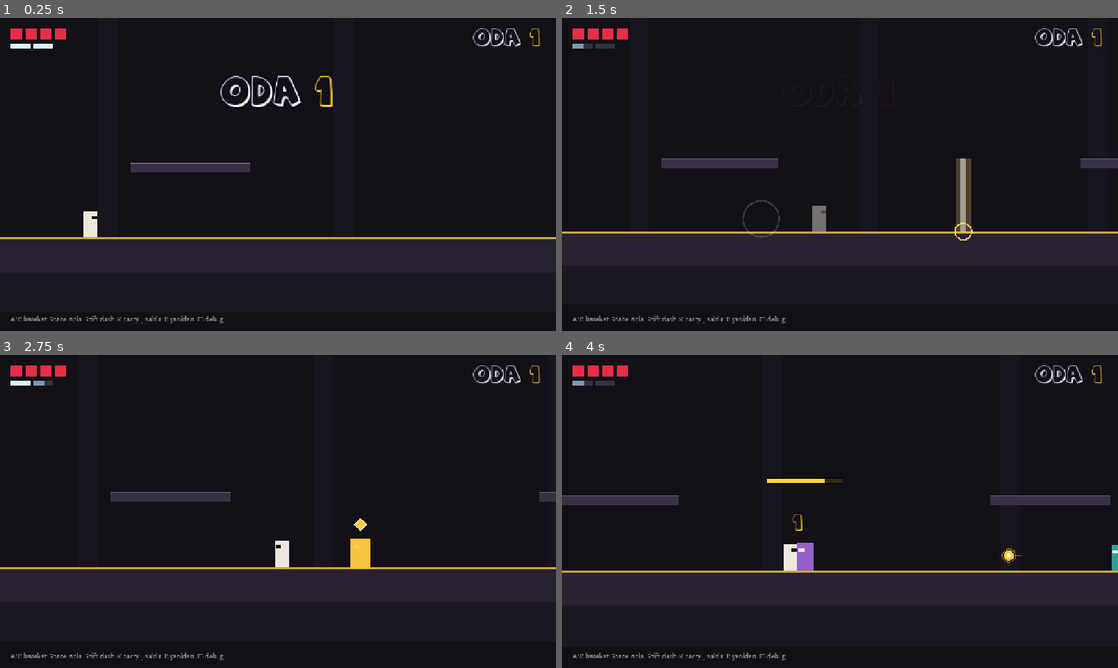
Above: before the commit, frames 1-4 (two rows, left to right).
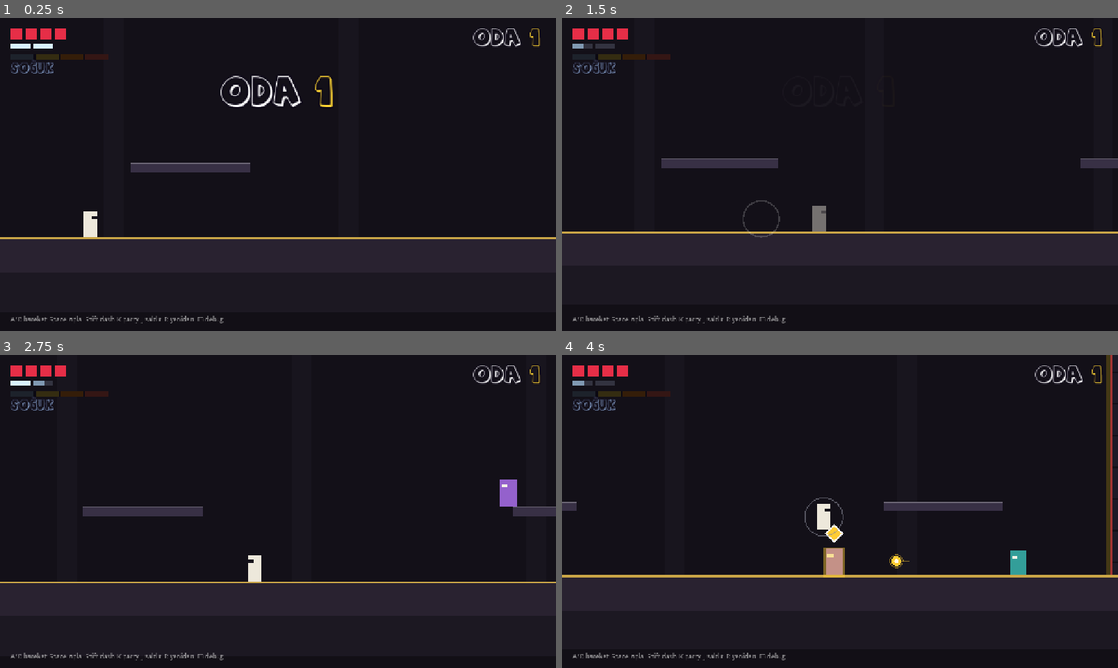
Above: after the commit, the same moments.

Repository: Atreudos/eclipse-of-sidera
Game: Godot game, scene res://levels/run.tscn
The game is run twice, just before and just after one commit, with the same random seed, the same clock (stepped at 60 frames per second) and the same inputs.
Inputs (mouse positions are in pixels of both pictures, inside the frame that each line leads up to):
- Up to frame 1 (0.25 s): no input
- Up to frame 2 (1.5 s): tap Enter at 0.5 s; move the mouse to (962, 158) at 0.52 s; hold D (move_right) from 0.53 s (still down); tap J (attack) at 0.6 s; click (962, 158) at 0.67 s; tap Space (jump) at 0.77 s; tap Shift (dash) at 0.8, 1.35 s; move the mouse to (728, 190) at 1.27 s; click (728, 190) at 1.42 s
- Up to frame 3 (2.75 s): tap Space (jump) at 1.52 s; tap K (parry) at 1.55, 2.1 s; move the mouse to (333, 442) at 2.02 s; release D (move_right) at 2.03 s; hold A (move_left) from 2.03 s (still down); click (333, 442) at 2.17 s; tap J (attack) at 2.3 s
- Up to frame 4 (4 s): move the mouse to (812, 574) at 2.77 s; release A (move_left) at 2.78 s; hold D (move_right) from 2.78 s (still down); tap J (attack) at 2.85 s; click (812, 574) at 2.92 s; tap Space (jump) at 3.02, 3.77 s; tap Shift (dash) at 3.05, 3.6 s; move the mouse to (1006, 558) at 3.52 s; click (1006, 558) at 3.67 s; tap K (parry) at 3.8 s

The runs differ from the first frame. In frame 1, 0.4% of the frame differs, in the area x 1-20%, y 11-18%; in frame 2, 1.0%; in frame 3, 4.2%; in frame 4, 6.4%, in the area x 0-100%, y 0-72%.

Commit message:
Ritim (agresiflik) metresi: 4 kademe, bonuslar, parry'den can, HUD çubuğu
- RhythmMeter: vuruş +4, parry +12, öldürme +7, dash ile savuşturma (dodge) +8; 2 sn sonra 14/sn düşer;
  hasar alınca bir kademe iner; oda temizlenince donar.
- Kademe etkileri Stats modifier'ı ile: koşma, dash şarjı, hasar x1.5/x2, Coşkulu'da parry penceresi +0.02;
  Ateşli (%15) ve Coşkulu (%25) kademede parry can yeniler (ActorBase.heal).
- RhythmBar (AGENTORANGE): 4 parçalı çubuk, kademe adı, kademe atlayınca büyür/düşünce titrer + duyuru.
- Yeni sesler: tier_up, tier_down, heal. EventBus: dodge_success, healed, rhythm_changed, rhythm_tier_changed.
- Testler: ritim, ritim_dodge, ritim_gercek (371 kontrol).

Co-Authored-By: Claude Sonnet 5.5 <noreply@anthropic.com>
Claude-Session: https://claude.ai/code/session_01WiyHfoSCdmTqdHnhqbx1Ep

Diff:
--- a/actors/actor_base.gd
+++ b/actors/actor_base.gd
@@ -120,6 +120,19 @@
 		die()
 
 
+## Can yeniler (en çok max_health'e kadar). Gerçekten kazanılan can miktarını döndürür.
+func heal(amount: int = 1) -> int:
+	if dead or stats == null:
+		return 0
+	var gained := mini(amount, stats.int_value("max_health") - health)
+	if gained <= 0:
+		return 0
+	health += gained
+	flash(Color(0.55, 1.0, 0.65), 0.22)
+	EventBus.healed.emit(self, gained)
+	return gained
+
+
 ## Vuruş geri bildirimi: flaş + kıvılcım. Alt sınıflar _hit_flash'ı değiştirebilir.
 func _hit_feedback(source: Node) -> void:
 	_hit_flash()
--- a/actors/player/player.gd
+++ b/actors/player/player.gd
@@ -86,6 +86,8 @@
 var dash_charges := 0
 ## Kombo sayacı (vuruş/parry sayısı, hasar sayıları, kombo barı).
 var combo: ComboTracker
+## Ritim (agresiflik) metresi: kademeye göre hız/hasar/dash bonusu, yüksek kademede parry'den can.
+var rhythm: RhythmMeter
 
 var _coyote := 0.0
 var _jump_buffer := 0.0
@@ -144,6 +146,9 @@
 	combo = ComboTracker.new()
 	combo.name = "Combo"
 	add_child(combo)
+	rhythm = RhythmMeter.new()
+	rhythm.name = "Rhythm"
+	add_child(rhythm)
 
 
 # ---------------------------------------------------------------- giriş
@@ -453,6 +458,9 @@
 		_do_parry(hitbox)
 		return false
 	if is_invulnerable():
+		# Dash'in dokunulmazlık karesinde savuşturulan saldırı = "dodge" (agresiflik ödülü).
+		if state == State.DASH and _dash_t < stats.value("dash_iframes"):
+			EventBus.dodge_success.emit(self, hitbox)
 		return false
 	take_damage(hitbox.damage, hitbox.source)
 	_enter_hurt(hitbox)
--- a/autoload/event_bus.gd
+++ b/autoload/event_bus.gd
@@ -36,3 +36,15 @@
 signal combo_updated(hits: int, parries: int, damage: int)
 @warning_ignore("unused_signal")
 signal combo_ended(hits: int, parries: int, damage: int)
+## Oyuncu bir saldırıyı dash'in dokunulmazlık karelerinde savuşturdu (agresiflik ödülü).
+@warning_ignore("unused_signal")
+signal dodge_success(actor: Node, hitbox: Node)
+## Bir aktör can kazandı.
+@warning_ignore("unused_signal")
+signal healed(actor: Node, amount: int)
+## Ritim (agresiflik) metresi değeri değişti.
+@warning_ignore("unused_signal")
+signal rhythm_changed(value: float, tier: int)
+## Ritim kademesi değişti (0 Soğuk, 1 Isınmış, 2 Ateşli, 3 Coşkulu).
+@warning_ignore("unused_signal")
+signal rhythm_tier_changed(tier: int, previous: int)
--- a/autoload/sfx.gd
+++ b/autoload/sfx.gd
@@ -7,6 +7,7 @@
 const NAMES := [
 	"parry", "hit", "hurt", "dash", "whiff", "shoot", "kill", "tell_gold", "tell_red", "slash",
 	"door_open", "door_slam", "spawn", "room_clear", "land", "pickup", "left_behind",
+	"tier_up", "tier_down", "heal",
 ]
 const VOICES := 12
 
@@ -32,6 +33,7 @@
 	EventBus.dash_used.connect(func(_a: Node) -> void: play("dash", -3.0, 1.0, 0.05))
 	EventBus.enemy_died.connect(func(_e: Node) -> void: play("kill", -2.0, 1.0, 0.06))
 	EventBus.room_cleared.connect(func(_i: int) -> void: play("room_clear", -2.0))
+	EventBus.healed.connect(func(_a: Node, _n: int) -> void: play("heal", -2.0))
 	EventBus.damage_dealt.connect(_on_damage)
 
 
--- /dev/null
+++ b/combat/rhythm_meter.gd
@@ -0,0 +1,197 @@
+class_name RhythmMeter
+extends Node
+## Ritim (agresiflik) metresi: oyuncunun çocuğu. Saldıran oyuncu ödüllendirilir, bekleyen zayıflar.
+##
+## Değer 0..100, dört kademe:  SOĞUK (0-25) -> ISINMIŞ (25-50) -> ATEŞLİ (50-75) -> COŞKULU (75-100).
+## DOLDURAN: vuruş, parry (en çok), öldürme, dash ile saldırıdan sıyrılma (dodge).
+## AZALAN:   ~2 sn hiçbir şey yapmazsan düşmeye başlar. Hasar alınca bir kademe aşağı iner.
+## KADEME ETKİLERİ: koşma hızı, dash şarj hızı, hasar (Stats modifier'ı ile); Ateşli ve üstünde
+##   parry'den can toparlama şansı. Oda temizlenince değer donar (kapıya yürürken kaybetmezsin).
+
+signal changed(value: float, tier: int)
+signal tier_changed(tier: int, previous: int)
+
+const TIER_NAMES: Array[String] = ["SOĞUK", "ISINMIŞ", "ATEŞLİ", "COŞKULU"]
+## Her kademenin başladığı değer.
+const TIER_AT: Array[float] = [0.0, 25.0, 50.0, 75.0]
+const MAX_VALUE := 100.0
+
+## Kademe -> [[stat, ekleme, çarpım], ...]. Eşyalar da aynı Stats sistemine modifier ekler.
+const TIER_EFFECTS: Array = [
+	[],
+	[["move_speed", 0.0, 1.06], ["dash_recharge", 0.0, 0.9]],
+	[["move_speed", 0.0, 1.10], ["dash_recharge", 0.0, 0.75], ["attack_damage", 0.0, 1.5]],
+	[["move_speed", 0.0, 1.16], ["dash_recharge", 0.0, 0.55], ["attack_damage", 0.0, 2.0], ["parry_window", 0.02, 1.0]],
+]
+
+@export var gain_hit := 4.0
+@export var gain_parry := 12.0
+@export var gain_kill := 7.0
+@export var gain_dodge := 8.0
+## Son kazanımdan bu kadar sn sonra değer düşmeye başlar.
+@export var decay_delay := 2.0
+## Düşme hızı (değer/sn).
+@export var decay_rate := 14.0
+
+## Parry'den can toparlama şansı, kademeye göre (testlerde değiştirilebilir).
+var heal_chances: Array[float] = [0.0, 0.0, 0.15, 0.25]
+var rng := RandomNumberGenerator.new()
+
+var value := 0.0
+var tier := 0
+## true iken değer ne artar ne azalır (odalar arası geçiş).
+var paused := false
+var player: Player
+
+var _idle := 0.0
+
+
+## Değere karşılık gelen kademe.
+static func tier_for(v: float) -> int:
+	var t := 0
+	for i in TIER_AT.size():
+		if v >= TIER_AT[i]:
+			t = i
+	return t
+
+
+static func tier_name(t: int) -> String:
+	return TIER_NAMES[clampi(t, 0, TIER_NAMES.size() - 1)]
+
+
+func _ready() -> void:
+	player = get_parent() as Player
+	rng.randomize()
+	EventBus.damage_dealt.connect(_on_damage_dealt)
+	EventBus.parry_success.connect(_on_parry_success)
+	EventBus.dodge_success.connect(_on_dodge_success)
+	EventBus.enemy_died.connect(_on_enemy_died)
+	EventBus.room_cleared.connect(_on_room_cleared)
+	EventBus.room_entered.connect(_on_room_entered)
+	if player != null:
+		player.damaged.connect(_on_player_damaged)
+		player.died.connect(_on_player_died)
+	_apply_tier_effects()
+
+
+func _exit_tree() -> void:
+	if player != null and is_instance_valid(player) and player.stats != null:
+		player.stats.remove_modifiers(self)
+
+
+func _process(delta: float) -> void:
+	tick(delta)
+
+
+## Zamanı ilerletir: kazanımdan `decay_delay` sn sonra değer düşer.
+func tick(delta: float) -> void:
+	if paused or value <= 0.0 or _is_player_dead():
+		return
+	_idle += delta
+	if _idle >= decay_delay:
+		_set_value(value - decay_rate * delta)
+
+
+## Değeri artırır (kazanım). Düşme gecikmesi sıfırlanır.
+func add(amount: float) -> void:
+	if _is_player_dead():
+		return
+	_idle = 0.0
+	_set_value(value + amount)
+
+
+## Hasar alınca: bir kademe aşağı (bir önceki kademenin başına).
+func drop_tier() -> void:
+	if tier <= 0:
+		return
+	_idle = 0.0
+	_set_value(TIER_AT[tier - 1])
+
+
+func reset() -> void:
+	_idle = 0.0
+	_set_value(0.0)
+
+
+func fraction() -> float:
+	return clampf(value / MAX_VALUE, 0.0, 1.0)
+
+
+## Mevcut kademe içindeki doluluk (0..1): çubuğun kademe parçalarını çizmek için.
+func tier_fraction() -> float:
+	var lo := TIER_AT[tier]
+	var hi := TIER_AT[tier + 1] if tier + 1 < TIER_AT.size() else MAX_VALUE
+	return clampf((value - lo) / (hi - lo), 0.0, 1.0)
+
+
+func _set_value(v: float) -> void:
+	var before := value
+	value = clampf(v, 0.0, MAX_VALUE)
+	var previous := tier
+	tier = tier_for(value)
+	if not is_equal_approx(before, value):
+		changed.emit(value, tier)
+		EventBus.rhythm_changed.emit(value, tier)
+	if tier != previous:
+		_apply_tier_effects()
+		tier_changed.emit(tier, previous)
+		EventBus.rhythm_tier_changed.emit(tier, previous)
+		Sfx.play("tier_up" if tier > previous else "tier_down", -4.0, 1.0 + 0.08 * float(tier))
+
+
+func _apply_tier_effects() -> void:
+	if player == null or player.stats == null:
+		return
+	player.stats.remove_modifiers(self)
+	for fx: Array in TIER_EFFECTS[tier]:
+		player.stats.add_modifier(self, fx[0], fx[1], fx[2])
+
+
+func _is_player_dead() -> bool:
+	return player != null and is_instance_valid(player) and player.dead
+
+
+# ---------------------------------------------------------------- olaylar
+
+func _on_damage_dealt(target: Node, _amount: int, source: Node) -> void:
+	if player == null or source != player:
+		return
+	var t := target as ActorBase
+	if t == null or t == player or t.faction != "enemy":
+		return
+	add(gain_hit)
+
+
+func _on_parry_success(actor: Node, _hitbox: Node) -> void:
+	if actor != player:
+		return
+	add(gain_parry)
+	var chance: float = heal_chances[tier]
+	if chance > 0.0 and rng.randf() < chance:
+		player.heal(1)
+
+
+func _on_dodge_success(actor: Node, _hitbox: Node) -> void:
+	if actor == player:
+		add(gain_dodge)
+
+
+func _on_enemy_died(_enemy: Node) -> void:
+	add(gain_kill)
+
+
+func _on_player_damaged(_amount: int, _source: Node) -> void:
+	drop_tier()
+
+
+func _on_player_died() -> void:
+	paused = true
+
+
+func _on_room_cleared(_index: int) -> void:
+	paused = true
+
+
+func _on_room_entered(_index: int) -> void:
+	paused = false
+	_idle = 0.0
--- a/tests/run_tests.gd
+++ b/tests/run_tests.gd
@@ -69,6 +69,9 @@
 		"kamera_tepki": _test_camera_reactions,
 		"kamera_dikey": _test_camera_vertical,
 		"kamera_oda_gecis": _test_camera_room_transition,
+		"ritim": _test_rhythm_meter,
+		"ritim_dodge": _test_rhythm_dodge_and_heal,
+		"ritim_gercek": _test_rhythm_real_fight,
 		"oda_yerlesim": _test_room_layouts,
 		"oda_dalga": _test_run_waves,
 		"oda_akis": _test_run_flow,
@@ -989,6 +992,201 @@
 			return true
 		await get_tree().physics_frame
 	return cond.call()
+
+
+# ------------------------------------------------------------------ ritim (agresiflik) metresi
+
+func _test_rhythm_meter() -> void:
+	await _new_world("Ritim: kazanımlar, kademeler, azalma, hasarla düşüş, kademe etkileri")
+	var p := _spawn_player(500.0)
+	p.stats.set_base("max_health", 99.0)
+	p.health = 99
+	var r := p.rhythm
+	r.set_process(false)  # zamanı biz veririz (tick)
+	check(r != null and r.value == 0.0 and r.tier == 0, "ritim 0'dan başlıyor (SOĞUK)")
+	check(RhythmMeter.tier_for(0.0) == 0 and RhythmMeter.tier_for(24.9) == 0, "0-25 SOĞUK")
+	check(RhythmMeter.tier_for(25.0) == 1 and RhythmMeter.tier_for(49.9) == 1, "25-50 ISINMIŞ")
+	check(RhythmMeter.tier_for(50.0) == 2 and RhythmMeter.tier_for(74.9) == 2, "50-75 ATEŞLİ")
+	check(RhythmMeter.tier_for(75.0) == 3 and RhythmMeter.tier_for(100.0) == 3, "75-100 COŞKULU")
+	check(RhythmMeter.tier_name(2) == "ATEŞLİ" and RhythmMeter.tier_name(99) == "COŞKULU", "kademe adları")
+	# Kazanımlar
+	var e := BIDDER.instantiate() as Bidder
+	e.max_hp = 99
+	_world.add_child(e)
+	e.global_position = Vector2(900.0, 612.0)
+	e.set_physics_process(false)
+	await _frames(3)
+	e.take_damage(1, p)
+	check(is_equal_approx(r.value, r.gain_hit), "vuruş ritmi doldurdu (+%.0f -> %.0f)" % [r.gain_hit, r.value])
+	var before := r.value
+	p.take_damage(1, e)
+	check(is_equal_approx(r.value, before), "oyuncunun aldığı hasar ritmi doldurmaz (kademe 0'da düşmez de)")
+	before = r.value
+	var fake_hit := Hitbox.new()
+	fake_hit.source = e
+	_world.add_child(fake_hit)
+	EventBus.parry_success.emit(p, fake_hit)
+	check(is_equal_approx(r.value, before + r.gain_parry), "parry ritmi doldurdu (+%.0f -> %.0f)" % [r.gain_parry, r.value])
+	before = r.value
+	EventBus.dodge_success.emit(p, fake_hit)
+	check(is_equal_approx(r.value, before + r.gain_dodge), "dodge ritmi doldurdu (+%.0f)" % r.gain_dodge)
+	before = r.value
+	e.take_damage(500, p)
+	check(is_equal_approx(r.value, before + r.gain_hit + r.gain_kill), "öldürme = vuruş + öldürme kazanımı (+%.0f)" % (r.value - before))
+	fake_hit.queue_free()
+	# Üst sınır
+	r.add(500.0)
+	check(r.value == RhythmMeter.MAX_VALUE and r.tier == 3, "değer 100'de sınırlı, COŞKULU")
+	# Kademe sinyalleri
+	r.reset()
+	var changes: Array = []
+	r.tier_changed.connect(func(t: int, prev: int) -> void: changes.append([t, prev]))
+	r.add(30.0)
+	r.add(30.0)
+	r.add(30.0)
+	check(changes == [[1, 0], [2, 1], [3, 2]], "kademe sinyalleri sırayla geldi %s" % str(changes))
+	# Azalma: 2 sn bekleme payı, sonra düşer
+	r.reset()
+	r.add(60.0)
+	r.tick(1.9)
+	check(is_equal_approx(r.value, 60.0), "2 sn dolmadan değer düşmedi")
+	r.tick(0.2)
+	check(r.value < 60.0 and r.value > 55.0, "2 sn sonra düşmeye başladı (%.1f)" % r.value)
+	r.tick(0.5)
+	var v1 := r.value
+	r.tick(0.5)
+	check(is_equal_approx(v1 - r.value, r.decay_rate * 0.5), "düşüş hızı %.0f/sn" % r.decay_rate)
+	r.add(5.0)
+	var v2 := r.value
+	r.tick(1.5)
+	check(is_equal_approx(r.value, v2), "yeni kazanım bekleme süresini sıfırladı")
+	r.paused = true
+	r.tick(10.0)
+	check(is_equal_approx(r.value, v2), "duraklatılınca değer donuyor")
+	r.paused = false
+	r.tick(30.0)
+	check(r.value == 0.0 and r.tier == 0, "uzun süre beklersen sıfıra iner")
+	# Hasar alınca bir kademe düşer
+	r.add(80.0)
+	check(r.tier == 3, "COŞKULU'ya çıktı")
+	p.take_damage(1, null)
+	check(r.tier == 2 and is_equal_approx(r.value, 50.0), "hasar: COŞKULU -> ATEŞLİ başı (%.0f)" % r.value)
+	p.take_damage(1, null)
+	check(r.tier == 1 and is_equal_approx(r.value, 25.0), "hasar: ATEŞLİ -> ISINMIŞ başı (%.0f)" % r.value)
+	p.take_damage(1, null)
+	p.take_damage(1, null)
+	check(r.tier == 0 and r.value == 0.0, "hasar: dibe iniyor, eksiye düşmüyor")
+	# Kademe etkileri: Stats modifier'ı olarak uygulanır, geri alınınca taban değerler döner
+	var base_speed := float(Player.BASE_STATS["move_speed"])
+	var base_recharge := float(Player.BASE_STATS["dash_recharge"])
+	var base_window := float(Player.BASE_STATS["parry_window"])
+	check(is_equal_approx(p.stats.value("move_speed"), base_speed) and is_equal_approx(p.stats.value("attack_damage"), 1.0), "SOĞUK: bonus yok")
+	r.add(30.0)
+	check(is_equal_approx(p.stats.value("move_speed"), base_speed * 1.06), "ISINMIŞ: koşma +%%6 (%.0f)" % p.stats.value("move_speed"))
+	r.reset()
+	r.add(60.0)
+	check(is_equal_approx(p.stats.value("move_speed"), base_speed * 1.10), "ATEŞLİ: koşma +%10")
+	check(is_equal_approx(p.stats.value("attack_damage"), 1.5), "ATEŞLİ: hasar x1.5")
+	check(is_equal_approx(p.stats.value("dash_recharge"), base_recharge * 0.75), "ATEŞLİ: dash şarjı %25 hızlı")
+	r.add(30.0)
+	check(is_equal_approx(p.stats.value("attack_damage"), 2.0) and is_equal_approx(p.stats.value("move_speed"), base_speed * 1.16), "COŞKULU: hasar x2, koşma +%16")
+	check(is_equal_approx(p.stats.value("parry_window"), base_window + 0.02), "COŞKULU: parry penceresi +0.02 sn (%.2f)" % p.stats.value("parry_window"))
+	r.reset()
+	check(is_equal_approx(p.stats.value("move_speed"), base_speed) and is_equal_approx(p.stats.value("attack_damage"), 1.0), "sıfırlanınca bonuslar tamamen kalktı")
+	check(is_equal_approx(p.stats.value("parry_window"), base_window) and is_equal_approx(p.stats.value("dash_recharge"), base_recharge), "parry penceresi ve dash şarjı da eski haline döndü")
+	# Oda temizlenince donar, yeni odada çözülür
+	r.add(40.0)
+	EventBus.room_cleared.emit(0)
+	r.tick(10.0)
+	check(r.paused and is_equal_approx(r.value, 40.0), "oda temizlenince ritim donar")
+	EventBus.room_entered.emit(1)
+	check(not r.paused, "yeni odaya girince ritim yeniden akar")
+	r.reset()
+
+
+func _test_rhythm_dodge_and_heal() -> void:
+	await _new_world("Ritim: dash'le savuşturma (dodge) ve Ateşli'de parry'den can")
+	var p := _spawn_player(500.0)
+	p.stats.set_base("max_health", 10.0)
+	p.health = 6
+	var r := p.rhythm
+	r.set_process(false)
+	var enemy_hb := Hitbox.new()
+	enemy_hb.faction = "enemy"
+	enemy_hb.damage = 1
+	_world.add_child(enemy_hb)
+	enemy_hb.global_position = p.global_position
+	var dodges := [0]
+	EventBus.dodge_success.connect(func(_a: Node, _h: Node) -> void: dodges[0] += 1)
+	# Dash'in ilk karelerinde saldırı değerse = dodge
+	p.state = Player.State.DASH
+	p._dash_t = 0.0
+	var landed := p.on_hit_by(enemy_hb)
+	check(not landed and p.health == 6, "dash dokunulmazken hasar yok")
+	check(dodges[0] == 1 and is_equal_approx(r.value, r.gain_dodge), "dodge sinyali geldi, ritim doldu (%.0f)" % r.value)
+	# Dokunulmazlık bittikten sonra aynı dash'te saldırı değerse hasar + dodge yok
+	p._dash_t = 0.3
+	landed = p.on_hit_by(enemy_hb)
+	check(landed and p.health == 5, "dash dokunulmazlığı bitince hasar alınıyor")
+	check(dodges[0] == 1, "iframe dışında dodge sayılmadı")
+	p.state = Player.State.MOVE
+	p.invulnerable_t = 0.0
+	# Parry sonrası dokunulmazlık dodge değildir
+	p.invulnerable_t = 0.5
+	p.on_hit_by(enemy_hb)
+	check(dodges[0] == 1, "hasar sonrası dokunulmazlık dodge sayılmadı")
+	p.invulnerable_t = 0.0
+	# Can toparlama: sadece ATEŞLİ ve üstü; şans 1'e çekilerek deterministik test
+	r.reset()
+	r.heal_chances = [1.0, 1.0, 1.0, 1.0] as Array[float]
+	var heals := [0]
+	EventBus.healed.connect(func(_a: Node, n: int) -> void: heals[0] += n)
+	r.heal_chances = [0.0, 0.0, 1.0, 1.0] as Array[float]
+	p.health = 5
+	r.add(20.0)  # parry +12 -> 32 = ISINMIŞ
+	EventBus.parry_success.emit(p, enemy_hb)
+	check(r.tier == 1 and p.health == 5, "ISINMIŞ'ta parry can vermez (kademe %d)" % r.tier)
+	r.reset()
+	r.add(45.0)  # parry +12 -> 57 = ATEŞLİ
+	EventBus.parry_success.emit(p, enemy_hb)
+	check(r.tier == 2 and p.health == 6 and heals[0] == 1, "ATEŞLİ'de parry 1 can verdi (can %d)" % p.health)
+	p.health = 10
+	EventBus.parry_success.emit(p, enemy_hb)
+	check(p.health == 10 and heals[0] == 1, "can zaten doluyken fazladan can yok")
+	r.heal_chances = [0.0, 0.0, 0.0, 0.0] as Array[float]
+	p.health = 5
+	EventBus.parry_success.emit(p, enemy_hb)
+	check(p.health == 5, "şans 0'sa can gelmez")
+	check(p.heal(3) == 3 and p.health == 8, "heal() istenen kadar yeniler")
+	check(p.heal(99) == 2 and p.health == 10, "heal() en çok max can'a kadar")
+	enemy_hb.queue_free()
+
+
+func _test_rhythm_real_fight() -> void:
+	await _new_world("Ritim: gerçek dövüşte vuruşlar ritmi doldurur, HUD çubuğu bağlanır")
+	var run := _start_run(2024)
+	var p := run.player
+	var r := p.rhythm
+	await _frames(5)
+	check(run.hud.rhythm_bar.meter == r, "HUD ritim çubuğu oyuncunun metresine bağlı")
+	var shown := run.hud.announcer.count()
+	r.add(30.0)
+	check(run.hud.announcer.count() > shown, "kademe yükselince duyuru çıktı")
+	r.reset()
+	# Boşta duran bir düşmana gerçekten vur
+	var e := BIDDER.instantiate() as Bidder
+	e.max_hp = 99
+	run.enemies_root.add_child(e)
+	e.global_position = Vector2(p.global_position.x + 52.0, 612.0)
+	e.set_physics_process(false)
+	await _frames(10)
+	p.facing = 1
+	for i in 3:
+		p.intent.attack_pressed = true
+		await _frames(25)
+	check(r.value >= r.gain_hit * 2.0, "gerçek vuruşlar ritmi doldurdu (%.0f)" % r.value)
+	run.queue_free()
+
 
 
 func _test_room_layouts() -> void:
--- a/tools/screenshots_run.gd
+++ b/tools/screenshots_run.gd
@@ -66,6 +66,13 @@
 	await _shot("r2_dogus_isaretleri")
 	await _frames(40)
 	await _shot("r3_savas")
+	# Ritim çubuğu: ATEŞLİ kademesi (kademe atlama animasyonu sırasında) ve COŞKULU
+	player.rhythm.add(55.0)
+	await _frames(6)
+	await _shot("r3b_ritim_atesli")
+	player.rhythm.add(25.0)
+	await _frames(40)
+	await _shot("r3c_ritim_coskulu")
 	_kill_all()
 	await _frames(75)
 	player.global_position = Vector2((run.rooms[0] as Room).rect.end.x - 380.0, 612.0)
--- a/ui/game_font.gd
+++ b/ui/game_font.gd
@@ -36,6 +36,13 @@
 	_draw_at(ci, f, text, pos, size, color, halo)
 
 
+## Yazıyı soldan hizalı çizer: `left_center` yazının SOL-ORTA noktasıdır.
+static func draw_left(ci: CanvasItem, text: String, left_center: Vector2, size: int, color: Color, halo: bool = true) -> void:
+	var f := get_font()
+	var pos := Vector2(left_center.x, left_center.y + (f.get_ascent(size) - f.get_descent(size)) * 0.5)
+	_draw_at(ci, f, text, pos, size, color, halo)
+
+
 ## Renkli parçalardan oluşan tek satır. runs: [[yazı, renk], ...]. Satır `center` etrafında ortalanır.
 ## Örnek: [["12", SARI], [" VURUŞ", BEYAZ]]
 static func draw_runs_centered(ci: CanvasItem, runs: Array, center: Vector2, size: int, alpha: float = 1.0, halo: bool = true) -> void:
--- a/ui/hud.gd
+++ b/ui/hud.gd
@@ -18,6 +18,8 @@
 var overlay: RunOverlay
 ## Ekranın üstünde kısa süre görünen büyük duyurular.
 var announcer: Announcer
+## Ritim (agresiflik) çubuğu.
+var rhythm_bar: RhythmBar
 
 var _hearts: Array[ColorRect] = []
 var _pips: Array[ColorRect] = []
@@ -30,6 +32,18 @@
 	layer = 10
 	_build()
 	player = get_tree().get_first_node_in_group("player") as Player
+	EventBus.rhythm_tier_changed.connect(_on_rhythm_tier_changed)
+
+
+func _exit_tree() -> void:
+	if EventBus.rhythm_tier_changed.is_connected(_on_rhythm_tier_changed):
+		EventBus.rhythm_tier_changed.disconnect(_on_rhythm_tier_changed)
+
+
+## Kademe yükselince küçük bir duyuru (düşüşlerde sessiz).
+func _on_rhythm_tier_changed(tier: int, previous: int) -> void:
+	if tier > previous and tier >= 1:
+		announcer.push(RhythmMeter.tier_name(tier), RhythmBar.TIER_COLORS[tier], 40, 0.9)
 
 
 func _build() -> void:
@@ -64,7 +78,12 @@
 	_hint_label = _make_label(root, Vector2(24, 682), 14)
 	_hint_label.text = "A/D hareket  Space zıpla  Shift dash  K parry  J saldır  R yeniden  F3 debug"
 	_hint_label.modulate = Color(1, 1, 1, 0.55)
-	_debug_label = _make_label(root, Vector2(24, 96), 15)
+	rhythm_bar = RhythmBar.new()
+	rhythm_bar.name = "RhythmBar"
+	rhythm_bar.position = Vector2(24, 82)
+	rhythm_bar.size = Vector2(260, 60)
+	root.add_child(rhythm_bar)
+	_debug_label = _make_label(root, Vector2(24, 160), 15)
 	_debug_label.visible = false
 	overlay = RunOverlay.new()
 	overlay.name = "Overlay"
@@ -119,12 +138,14 @@
 			_pip_fills[i].color = Color(0.85, 0.95, 1.0)
 		_pip_fills[i].size.x = fill_w
 	overlay.dead = player.dead
+	if rhythm_bar.meter == null and player.rhythm != null:
+		rhythm_bar.bind(player.rhythm)
 	_debug_label.text = _debug_text()
 
 
 func _debug_text() -> String:
 	var s := player.stats
-	return "FPS %d\nDurum: %s\nParry penceresi (1/2): %.2f sn\nParry bölgesi (3/4): %.0f px\nDash hızı (5/6): %.0f\nHitstop çarpanı (7/8): %.2f\nDash şarjı: %d" % [
+	return "FPS %d\nDurum: %s\nParry penceresi (1/2): %.2f sn\nParry bölgesi (3/4): %.0f px\nDash hızı (5/6): %.0f\nHitstop çarpanı (7/8): %.2f\nDash şarjı: %d\nRitim: %.0f (%s)" % [
 		Engine.get_frames_per_second(),
 		Player.State.keys()[player.state],
 		s.value("parry_window"),
@@ -132,6 +153,8 @@
 		s.value("dash_speed"),
 		Hitstop.duration_mult,
 		player.dash_charges,
+		player.rhythm.value if player.rhythm != null else 0.0,
+		RhythmMeter.tier_name(player.rhythm.tier) if player.rhythm != null else "-",
 	]
 
 
--- /dev/null
+++ b/ui/rhythm_bar.gd
@@ -0,0 +1,82 @@
+class_name RhythmBar
+extends Control
+## Ritim (agresiflik) çubuğu: 4 kademeli, kademeye göre renk değiştirir; kademe atlayınca isim pat diye büyür,
+## kademe düşünce titrer. Yazılar oyunun fontuyla (AGENTORANGE). Gerçek zamanla akar.
+
+const BAR_SIZE := Vector2(224.0, 12.0)
+const SEGMENT_GAP := 3.0
+const TIER_COLORS: Array[Color] = [
+	Color(0.55, 0.66, 0.82),  # SOĞUK
+	Color(1.0, 0.86, 0.3),    # ISINMIŞ
+	Color(1.0, 0.55, 0.15),   # ATEŞLİ
+	Color(1.0, 0.42, 0.36),   # COŞKULU
+]
+
+var meter: RhythmMeter
+
+var _pop := 0.0
+var _shake := 0.0
+var _t := 0.0
+var _last_usec := 0
+
+
+func _ready() -> void:
+	mouse_filter = Control.MOUSE_FILTER_IGNORE
+	texture_filter = CanvasItem.TEXTURE_FILTER_LINEAR
+	process_mode = Node.PROCESS_MODE_ALWAYS
+
+
+func bind(m: RhythmMeter) -> void:
+	meter = m
+	m.tier_changed.connect(_on_tier_changed)
+
+
+func _on_tier_changed(tier: int, previous: int) -> void:
+	if tier > previous:
+		_pop = 1.0
+	else:
+		_shake = 1.0
+	queue_redraw()
+
+
+func _process(_delta: float) -> void:
+	var now := Time.get_ticks_usec()
+	var dt := 0.0
+	if _last_usec != 0:
+		dt = clampf(float(now - _last_usec) / 1000000.0, 0.0, 0.05)
+	_last_usec = now
+	_t += dt
+	_pop = maxf(_pop - dt * 3.5, 0.0)
+	_shake = maxf(_shake - dt * 4.0, 0.0)
+	queue_redraw()
+
+
+func _draw() -> void:
+	if meter == null or not is_instance_valid(meter):
+		return
+	var tier := meter.tier
+	var seg_w := (BAR_SIZE.x - SEGMENT_GAP * 3.0) / 4.0
+	for i in 4:
+		var x := float(i) * (seg_w + SEGMENT_GAP)
+		var rect := Rect2(x, 0.0, seg_w, BAR_SIZE.y)
+		var col := TIER_COLORS[i]
+		draw_rect(Rect2(rect.position - Vector2.ONE, rect.size + Vector2(2.0, 2.0)), Color(0.04, 0.03, 0.07, 0.85))
+		draw_rect(rect, Color(col.r * 0.22, col.g * 0.22, col.b * 0.22, 0.9))
+		var fill := 0.0
+		if i < tier:
+			fill = 1.0
+		elif i == tier:
+			fill = meter.tier_fraction()
+		if fill > 0.0:
+			var bright := 1.0
+			if tier >= 3 and i == 3:
+				bright = 0.85 + 0.15 * sin(_t * 12.0)
+			draw_rect(Rect2(rect.position, Vector2(rect.size.x * fill, rect.size.y)), Color(col.r * bright, col.g * bright, col.b * bright, 1.0))
+	# Kademe adı: kademe atlayınca büyür, düşünce titrer.
+	var name_col := TIER_COLORS[tier]
+	if tier >= 3:
+		# Coşku: kırmızıyla beyaz arasında parlar (koyu zeminde okunsun).
+		name_col = name_col.lerp(Color.WHITE, 0.4 + 0.35 * sin(_t * 10.0))
+	var font_size := int(round(22.0 * (1.0 + 0.45 * _pop * _pop)))
+	var jitter := Vector2(sin(_t * 90.0) * 4.0 * _shake, 0.0)
+	GameFont.draw_left(self, RhythmMeter.tier_name(tier), Vector2(2.0, BAR_SIZE.y + 20.0) + jitter, font_size, name_col)
Not shown, added: assets/sfx/heal.wav.import
Not shown, added: assets/sfx/tier_down.wav.import
Not shown, added: assets/sfx/tier_up.wav.import
Not shown, added: combat/rhythm_meter.gd.uid
Not shown, added: ui/rhythm_bar.gd.uid
Not shown, added: assets/sfx/heal.wav
Not shown, added: assets/sfx/tier_down.wav
Not shown, added: assets/sfx/tier_up.wav
